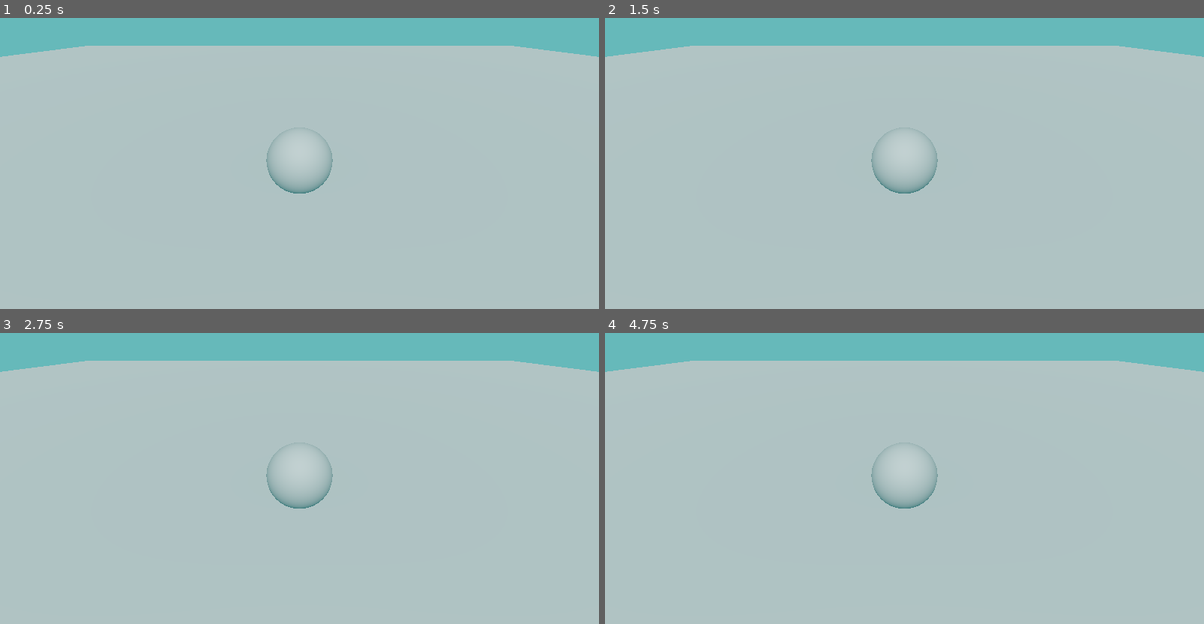
Above: before the commit, frames 1-4 (two rows, left to right).
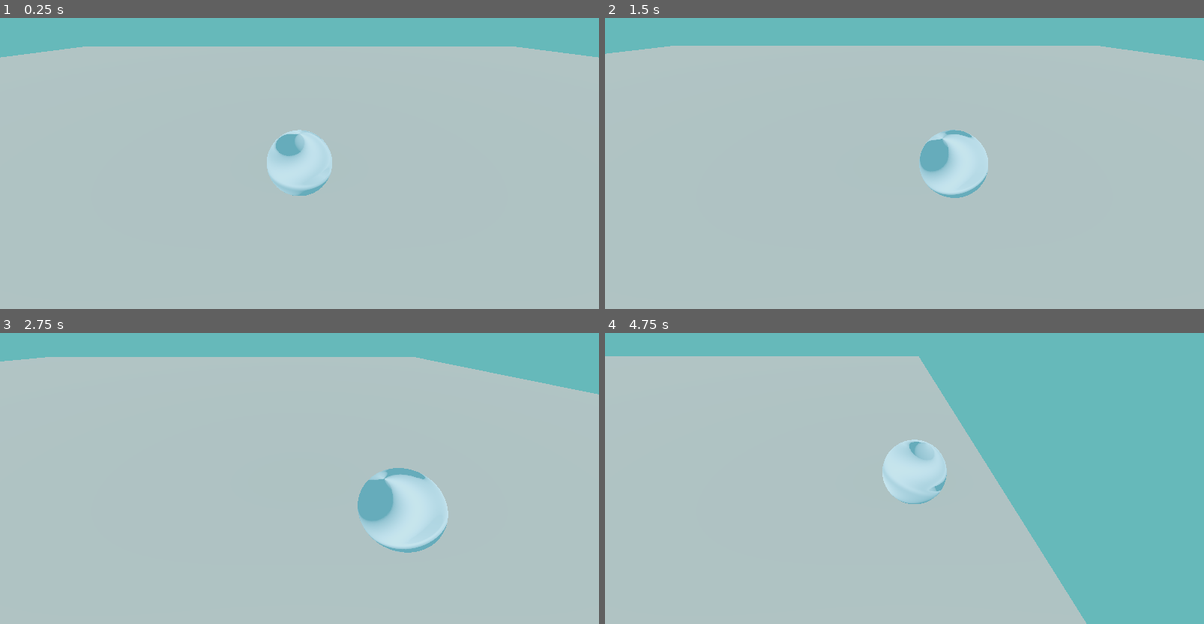
Above: after the commit, the same moments.

Repository: Samiser/pyraball
Game: Godot game, scene res://main.tscn
Two runs of this game, one before a commit and one after it. Both use one fixed random seed, a clock stepped at 60 frames per second and the inputs below.
Inputs:
- Up to frame 1 (0.25 s): no input
- Up to frame 2 (1.5 s): hold D (right, bound only after the commit) 0.53-1.28 s; hold S (back, bound only after the commit) from 1.28 s (still down)
- Up to frame 3 (2.75 s): release S (back, bound only after the commit) at 2.03 s; hold D (right, bound only after the commit) from 2.03 s (still down)
- Up to frame 4 (4.75 s): release D (right, bound only after the commit) at 2.78 s; hold W (forward, bound only after the commit) 2.78-3.53 s; hold A (left, bound only after the commit) from 3.53 s (still down)

The runs differ from the first frame. In frame 1, 2.1% of the frame differs, in the area x 0-100%, y 9-62%; in frame 2, 2.6%; in frame 3, 6.1%; in frame 4, 33%, in the area x 0-100%, y 7-100%.

Commit message:
added basic ball controller

Diff:
--- /dev/null
+++ b/player.gd
@@ -0,0 +1,16 @@
+extends RigidBody3D
+
+var rolling_force: float = 50.0
+@onready var camera_target: Marker3D = $CameraTarget
+
+func _ready() -> void:
+	camera_target.top_level = true
+
+func _physics_process(delta: float) -> void:
+	camera_target.global_transform.origin = lerp(
+		camera_target.global_transform.origin,
+		global_transform.origin, 0.1
+	)
+
+	var input_vector: Vector2 = Input.get_vector("forward", "back", "right", "left")
+	angular_velocity += Vector3(input_vector.x, 0, input_vector.y) * rolling_force * delta
--- a/player.tscn
+++ b/player.tscn
@@ -1,10 +1,31 @@
-[gd_scene load_steps=3 format=3 uid="uid://ccdc33vpni5bd"]
+[gd_scene load_steps=7 format=3 uid="uid://ccdc33vpni5bd"]
+
+[ext_resource type="Script" uid="uid://dj4hr00xw01je" path="res://player.gd" id="1_4flbx"]
+
+[sub_resource type="FastNoiseLite" id="FastNoiseLite_sh265"]
+frequency = 0.0033
+fractal_octaves = 1
+
+[sub_resource type="NoiseTexture2D" id="NoiseTexture2D_4flbx"]
+seamless = true
+noise = SubResource("FastNoiseLite_sh265")
+
+[sub_resource type="StandardMaterial3D" id="StandardMaterial3D_sh265"]
+transparency = 1
+albedo_color = Color(0.73, 0.874, 1, 0.686275)
+metallic = 0.4
+roughness = 0.85
+normal_enabled = true
+normal_texture = SubResource("NoiseTexture2D_4flbx")
+heightmap_scale = 9.923
 
 [sub_resource type="SphereMesh" id="SphereMesh_sh265"]
+material = SubResource("StandardMaterial3D_sh265")
 
 [sub_resource type="SphereShape3D" id="SphereShape3D_4flbx"]
 
 [node name="Player" type="RigidBody3D"]
+script = ExtResource("1_4flbx")
 
 [node name="MeshInstance3D" type="MeshInstance3D" parent="."]
 mesh = SubResource("SphereMesh_sh265")
@@ -12,5 +33,7 @@
 [node name="CollisionShape3D" type="CollisionShape3D" parent="."]
 shape = SubResource("SphereShape3D_4flbx")
 
-[node name="Camera3D" type="Camera3D" parent="."]
+[node name="CameraTarget" type="Marker3D" parent="."]
+
+[node name="Camera3D" type="Camera3D" parent="CameraTarget"]
 transform = Transform3D(1, 0, 0, 0, 0.874323, 0.485344, 0, -0.485344, 0.874323, 0, 1.88998, 2.78866)
--- a/project.godot
+++ b/project.godot
@@ -15,6 +15,38 @@
 config/features=PackedStringArray("4.4", "GL Compatibility")
 config/icon="res://icon.svg"
 
+[debug]
+
+gdscript/warnings/untyped_declaration=2
+
+[input]
+
+forward={
+"deadzone": 0.2,
+"events": [Object(InputEventKey,"resource_local_to_scene":false,"resource_name":"","device":-1,"window_id":0,"alt_pressed":false,"shift_pressed":false,"ctrl_pressed":false,"meta_pressed":false,"pressed":false,"keycode":0,"physical_keycode":87,"key_label":0,"unicode":119,"location":0,"echo":false,"script":null)
+]
+}
+back={
+"deadzone": 0.2,
+"events": [Object(InputEventKey,"resource_local_to_scene":false,"resource_name":"","device":-1,"window_id":0,"alt_pressed":false,"shift_pressed":false,"ctrl_pressed":false,"meta_pressed":false,"pressed":false,"keycode":0,"physical_keycode":83,"key_label":0,"unicode":115,"location":0,"echo":false,"script":null)
+]
+}
+left={
+"deadzone": 0.2,
+"events": [Object(InputEventKey,"resource_local_to_scene":false,"resource_name":"","device":-1,"window_id":0,"alt_pressed":false,"shift_pressed":false,"ctrl_pressed":false,"meta_pressed":false,"pressed":false,"keycode":0,"physical_keycode":65,"key_label":0,"unicode":97,"location":0,"echo":false,"script":null)
+]
+}
+right={
+"deadzone": 0.2,
+"events": [Object(InputEventKey,"resource_local_to_scene":false,"resource_name":"","device":-1,"window_id":0,"alt_pressed":false,"shift_pressed":false,"ctrl_pressed":false,"meta_pressed":false,"pressed":false,"keycode":0,"physical_keycode":68,"key_label":0,"unicode":100,"location":0,"echo":false,"script":null)
+]
+}
+jump={
+"deadzone": 0.2,
+"events": [Object(InputEventKey,"resource_local_to_scene":false,"resource_name":"","device":-1,"window_id":0,"alt_pressed":false,"shift_pressed":false,"ctrl_pressed":false,"meta_pressed":false,"pressed":false,"keycode":0,"physical_keycode":32,"key_label":0,"unicode":32,"location":0,"echo":false,"script":null)
+]
+}
+
 [rendering]
 
 renderer/rendering_method="gl_compatibility"
Not shown, added: player.gd.uid
